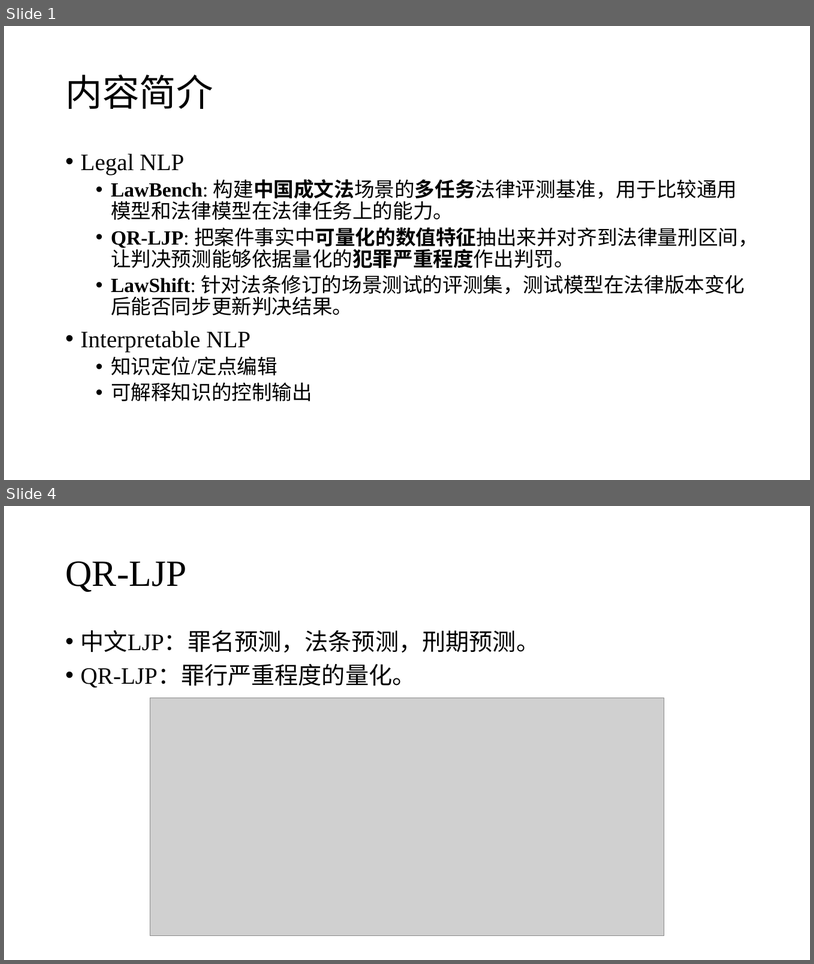
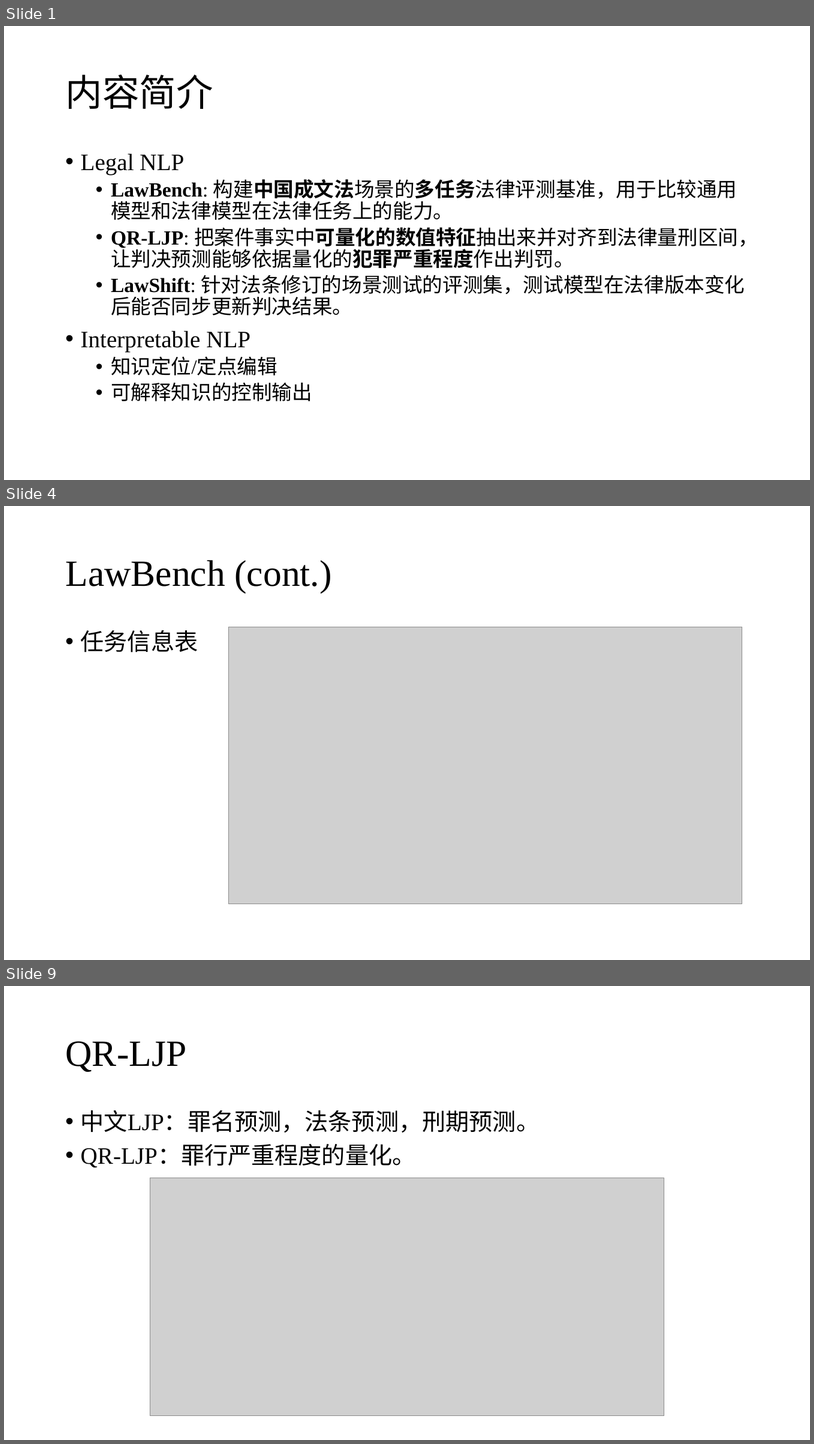
Before and after one commit to zhuohan9036/research_general_materials, a slide deck: legal_ai/20251107_intro_legal_ai_works.pptx. Shown one above the other, each under a label of ours: slides 1 and 4 before the commit, slides 1, 4 and 9 after it; the slides between them are not shown. The pictures are 814x964 and 814x1444 pixels, drawn with LibreOffice and Linux fonts; fonts in the diff are those of the drawing; grey boxes stand for pictures. Boxes give left, top, right and bottom in pixels: in the first picture for what was removed or moved away, otherwise in the second. Text is boxed around its words. In the diff, an @@ line names an element or a change of style, - is before the commit and + after.

```diff
--- a/legal_ai/20251107_intro_legal_ai_works.pptx
+++ b/legal_ai/20251107_intro_legal_ai_works.pptx
@@ slide 4 added at bbox=[4, 506, 810, 960], background #FFFFFF @@
@@ title added at bbox=[65, 560, 332, 592], 44 pt, text #000000 @@
+LawBench (cont.)
@@ text added at bbox=[81, 630, 198, 652], 28 pt, text #000000 @@
+• 任务信息表
@@ picture added at bbox=[228, 627, 743, 904] @@
@@ what was slide 4 is now slide 9 @@
```
Also in this commit, not shown: 2 slides changed, 4 other slides added, 1 other file.
